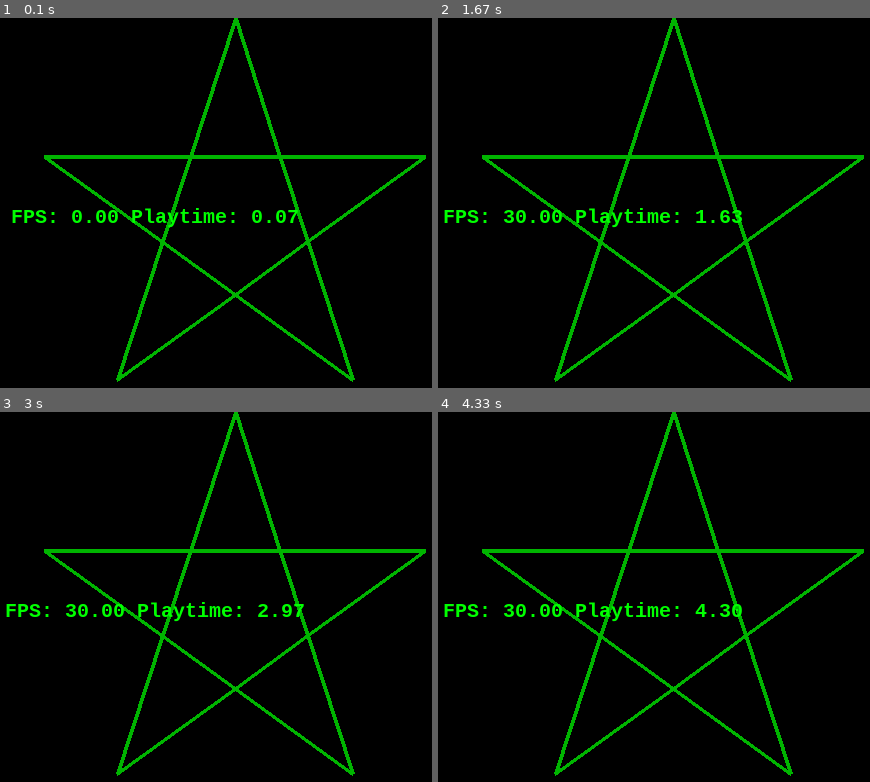
Above: before the commit, frames 1-4 (two rows, left to right).
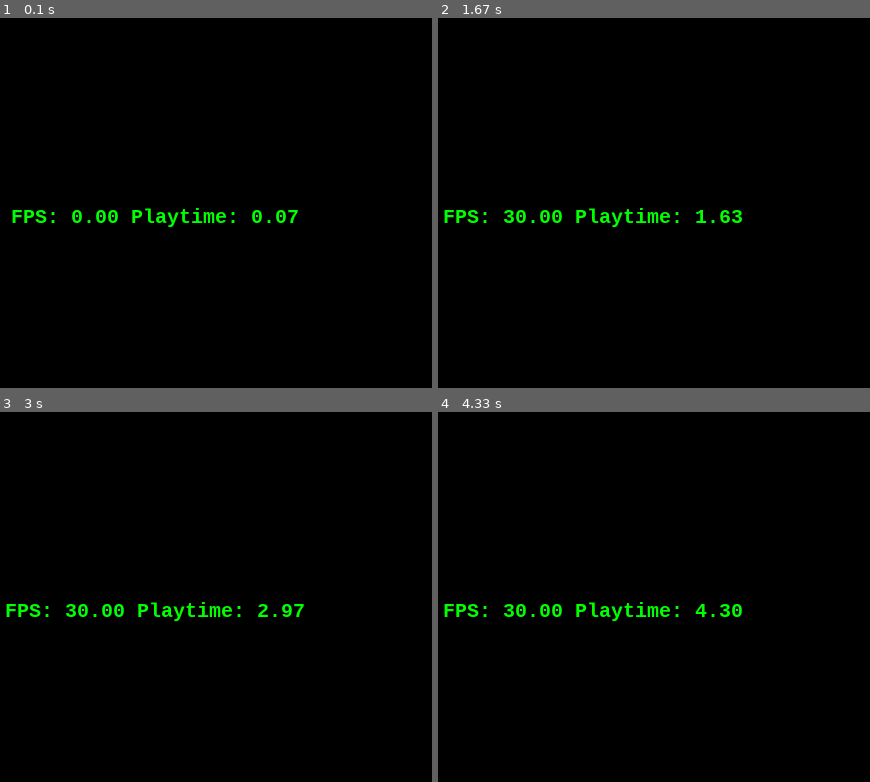
Above: after the commit, the same moments.

Repository: kok00n/pygame
Game: pygame game, started from framerate.py
Two runs of this game, one before a commit and one after it. Both use one fixed random seed, a clock stepped at 60 frames per second and the inputs below.
Inputs:
- Up to frame 1 (0.1 s): no input
- Up to frame 2 (1.67 s): no input
- Up to frame 3 (3 s): no input
- Up to frame 4 (4.33 s): no input

The runs differ from the first frame. In frame 1, 4.2% of the frame differs, in the area x 10-99%, y 0-99%; in frame 2, 4.2%; in frame 3, 4.2%; in frame 4, 4.2%.

Commit message:
Draw pentagram as an object method

Diff:
--- a/framerate.py
+++ b/framerate.py
@@ -30,48 +30,17 @@
             self.playtime += milliseconds / 1000.0
             self.draw_text(f"FPS: {self.clock.get_fps():02.2f} Playtime: {self.playtime:4.2f}")
 
-            #pygame.draw.polygon(self.background, (0, 180, 0), ((250, 100), (300, 0), (350, 50), (275, 150)), 4)
+            # pygame.draw.polygon(self.background, (0, 180, 0), ((250, 100), (300, 0), (350, 50), (275, 150)), 4)
 
             # Pentagram
-            radius = 200
-            a0 = pentagram_center = (400, 200)
-            litle_radius = radius - radius / 1.618
-            radians = 36 * math.pi / 180
-
-            # Inside pentagon vertices
-            a1 = (a0[0],
-                  a0[1] + litle_radius)
-            a2 = (a0[0] + litle_radius * math.cos(radians / 2),
-                  a0[1] + litle_radius * math.sin(radians / 2))
-            a3 = (a0[0] + litle_radius * math.sin(radians),
-                  a0[1] - litle_radius * math.cos(radians))
-            a4 = (a0[0] - litle_radius * math.sin(radians),
-                  a3[1])
-            a5 = (a0[0] - litle_radius * math.cos(radians / 2),
-                  a2[1])
-
-            # Outside pentagon vertices
-            a6 = (a0[0],
-                  a0[1] - radius)
-            a7 = (a0[0] - radius * math.cos(radians / 2),
-                  a0[1] - radius * math.sin(radians / 2))
-            a8 = (a0[0] - radius * math.sin(radians),
-                  a0[1] + radius * math.cos(radians))
-            a9 = (a0[0] + radius * math.sin(radians),
-                  a8[1])
-            a10 = (a0[0] + radius * math.cos(radians / 2),
-                   a7[1])
-
-
-            pygame.draw.polygon(self.background, (0, 180, 0), (a3, a4, a6), 4)
-            pygame.draw.polygon(self.background, (0, 180, 0), (a4, a5, a7), 4)
-            pygame.draw.polygon(self.background, (0, 180, 0), (a5, a1, a8), 4)
-            pygame.draw.polygon(self.background, (0, 180, 0), (a1, a2, a9), 4)
-            pygame.draw.polygon(self.background, (0, 180, 0), (a2, a3, a10), 4)
+            # radius = int(min(self.width, self.height))
+            # self.draw_pentagram(where=((self.width - radius) // 2,
+            #                            (self.height - radius) // 2), radius=int(radius / 2))
 
             # Big pink circle in the middle of the screen
             # radius = int(min((self.width, self.height)))
-            # self.draw_circle(where=((self.width - radius) // 2, (self.height - radius) // 2), radius=int(radius / 2) , color=(255, 192, 203))
+            # self.draw_circle(where=((self.width - radius) // 2,
+            #                         (self.height - radius) // 2), radius=int(radius / 2) , color=(255, 192, 203))
 
             pygame.display.update()
             self.screen.blit(self.background, (0, 0))
@@ -88,6 +57,44 @@
         pygame.draw.circle(surface, color, (radius, radius), radius)
         self.screen.blit(surface, where)
 
+    def draw_pentagram(self, where, radius=200, color=(0, 180, 0)):
+        surface = pygame.Surface((radius * 2, radius * 2))
+
+        a0 = (radius, radius)
+        litle_radius = radius - radius / 1.618
+        radians = 36 * math.pi / 180
+
+        # Inside pentagon vertices
+        a1 = (a0[0],
+              a0[1] + litle_radius)
+        a2 = (a0[0] + litle_radius * math.cos(radians / 2),
+              a0[1] + litle_radius * math.sin(radians / 2))
+        a3 = (a0[0] + litle_radius * math.sin(radians),
+              a0[1] - litle_radius * math.cos(radians))
+        a4 = (a0[0] - litle_radius * math.sin(radians),
+              a3[1])
+        a5 = (a0[0] - litle_radius * math.cos(radians / 2),
+              a2[1])
+
+        # Outside pentagon vertices
+        a6 = (a0[0],
+              a0[1] - radius)
+        a7 = (a0[0] - radius * math.cos(radians / 2),
+              a0[1] - radius * math.sin(radians / 2))
+        a8 = (a0[0] - radius * math.sin(radians),
+              a0[1] + radius * math.cos(radians))
+        a9 = (a0[0] + radius * math.sin(radians),
+              a8[1])
+        a10 = (a0[0] + radius * math.cos(radians / 2),
+               a7[1])
+
+        pygame.draw.polygon(surface, color, (a3, a4, a6), 4)
+        pygame.draw.polygon(surface, color, (a4, a5, a7), 4)
+        pygame.draw.polygon(surface, color, (a5, a1, a8), 4)
+        pygame.draw.polygon(surface, color, (a1, a2, a9), 4)
+        pygame.draw.polygon(surface, color, (a2, a3, a10), 4)
+        self.screen.blit(surface, where)
+
 
 if __name__ == '__main__':
     FpsView().run()
